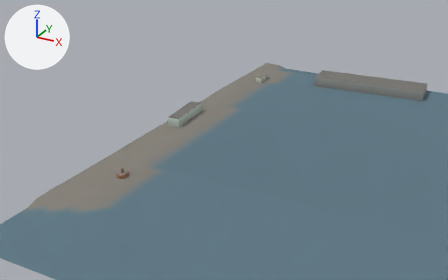
The glTF model public/tiles/sf/t1_3.glb, before and after one commit.
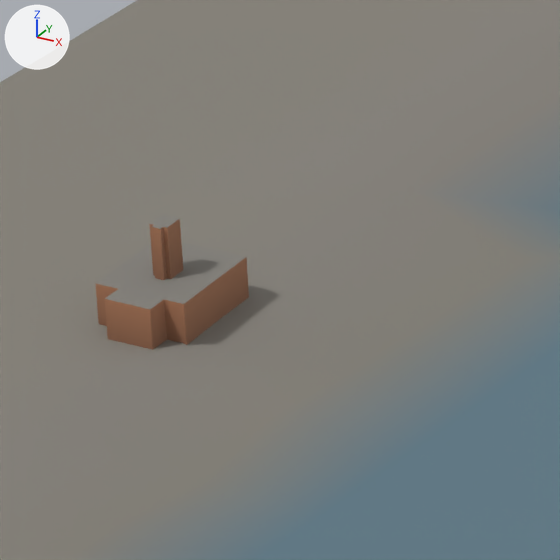
Each version is shown from a 50 mm camera at (842.1, -2240.6, 246.1) aimed at (559.2, -1726.3, -11.1), then close up on the part from 24% to 35% of the width and 53% to 70% of the height. Lighting does not change. The marker at upper left points along +X, +Y and +Z. The last two pictures show the newer version. Vertices at exactly the same position are counted once.

In view in the first close-up: 'buildings', 'ground'.
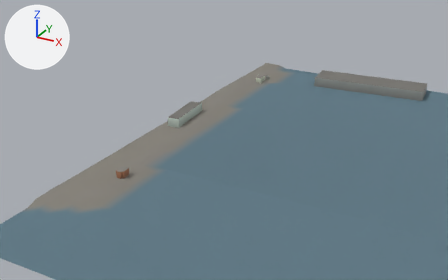
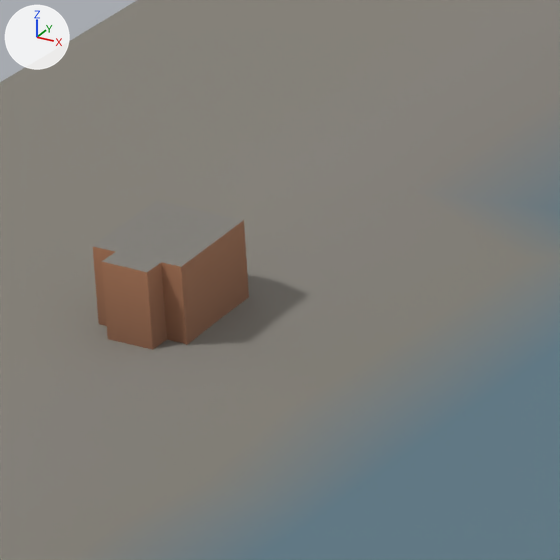
Location of each change, (x1, y1, x2, y2) in pixels of the close-ups (560 x 560 px; the box of a moved part takes in the faces that stretch with it):
'buildings', reshaped: before (95, 215, 249, 350); after (93, 201, 249, 350)
part 1 of me_buildings, deleted (brown): before (149, 215, 183, 280)
part 2 of me_buildings, moved or reshaped: before (95, 243, 249, 345); after (93, 217, 249, 345)

The change, as a diff of the scene's bpy script:
```diff
--- a/public/tiles/sf/t1_3.glb.py
+++ b/public/tiles/sf/t1_3.glb.py
@@ me_buildings @@
 # used by ob_buildings; location = (0.0, 0.0, 0.0)
 # verts and faces of me_buildings; kept vertices keep their numbers, new ones are numbered from 66
 # before: 27 (540.0, -1868.0, 7.0) at pixel (183, 304), 29 (540.0, -1860.0, 7.0) at pixel (246, 256), 31 (532.0, -1860.0, 7.0), 33 (533.0, -1869.0, 7.0) at pixel (95, 283), 35 (535.0, -1869.0, 7.0) at pixel (118, 288)
 # before: 37 (535.0, -1870.0, 7.0) at pixel (104, 298), 39 (539.0, -1870.0, 7.0) at pixel (149, 309), 41 (539.0, -1868.0, 7.0) at pixel (163, 299)
-me_buildings.from_pydata(...)  # 66 vertices, 87 faces; spans x 504.0..717.0, y -1870.0..-1508.0, z 0.0..13.0
+me_buildings.from_pydata(...)  # 50 vertices, 65 faces; spans x 504.0..717.0, y -1870.0..-1508.0, z 0.0..13.0
+# me_buildings part 1: the loose piece of 16 vertices spanning x 535.0..537.0, y -1866.0..-1864.0, z 7.0..11.0 is deleted
+# me_buildings part 2
+for i in [27, 29, 31, 33, 35, 37, 39, 41]: verts[i] += (0.0, 0.0, 3.0)
 me_buildings.materials.append(mat_building)
```
